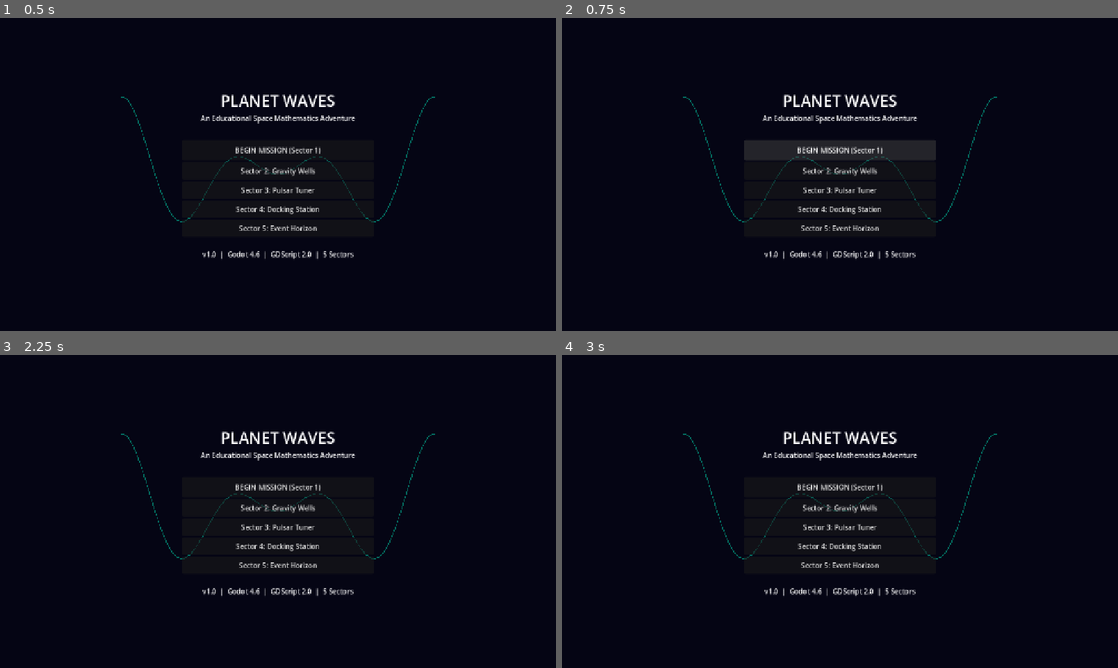
Above: before the commit, frames 1-4 (two rows, left to right).
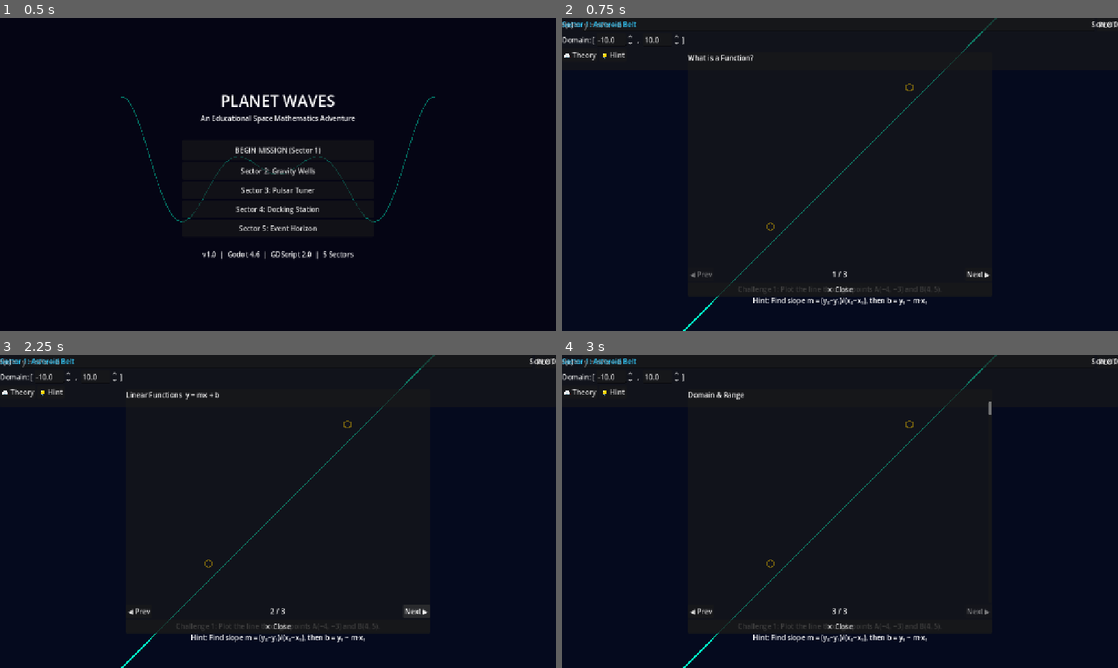
Above: after the commit, the same moments.

Repository: Scordobam-bit/ProyectoEscuela
Game: Godot game, scene res://scenes/main_menu.tscn
The game is run twice, just before and just after one commit, with the same random seed, the same clock (stepped at 60 frames per second) and the same inputs.
Inputs (mouse positions are in pixels of both pictures, inside the frame that each line leads up to):
- Up to frame 1 (0.5 s): no input
- Up to frame 2 (0.75 s): click "BEGIN MISSION (Sector 1)" at 0.5 s
- Up to frame 3 (2.25 s): click (278, 486) at 1.25 s, where only the run before the commit has a clickable "BEGIN MISSION (Sector 1)"; click (417, 611) at 2 s, where only the run after the commit has a clickable "Next ▶"
- Up to frame 4 (3 s): click (979, 611) at 2.75 s, where only the run after the commit has a clickable "Next ▶"

Frame 1 is identical in both runs. In frame 2, 4.0% of the frame differs, in the area x 0-100%, y 0-100%; in frame 3, 4.2%; in frame 4, 4.0%.
Error before the commit: Parse Error: Expected indented block after function declaration. (res://scripts/ui/main_menu_controller.gd:12)

Commit message:
fix: correct scene placeholder texts, indentation, and GDScript syntax issues
Co-authored-by: samuel2009scm-bit <257674627+samuel2009scm-bit@users.noreply.github.com>

Diff:
--- a/scenes/sectors/sector_3_pulsar_tuner.tscn
+++ b/scenes/sectors/sector_3_pulsar_tuner.tscn
@@ -58,7 +58,7 @@
 [node name="FormulaInput" type="LineEdit" parent="HUD/HUDPanel/VBox/FormulaRow"]
 layout_mode = 2
 size_flags_horizontal = 3
-placeholder_text = "e.g.  sin(x) - 4"
+placeholder_text = "e.g.  sin(x - PI) + 2"
 
 [node name="PlotButton" type="Button" parent="HUD/HUDPanel/VBox/FormulaRow"]
 layout_mode = 2
--- a/scenes/sectors/sector_4_docking_station.tscn
+++ b/scenes/sectors/sector_4_docking_station.tscn
@@ -58,7 +58,7 @@
 [node name="FormulaInput" type="LineEdit" parent="HUD/HUDPanel/VBox/FormulaRow"]
 layout_mode = 2
 size_flags_horizontal = 3
-placeholder_text = "e.g.  x^2 + 3*x - 1 - 4"
+placeholder_text = "e.g.  x^2 + 3*x - 1"
 
 [node name="PlotButton" type="Button" parent="HUD/HUDPanel/VBox/FormulaRow"]
 layout_mode = 2
--- a/scenes/sectors/sector_5_event_horizon.tscn
+++ b/scenes/sectors/sector_5_event_horizon.tscn
@@ -58,7 +58,7 @@
 [node name="FormulaInput" type="LineEdit" parent="HUD/HUDPanel/VBox/FormulaRow"]
 layout_mode = 2
 size_flags_horizontal = 3
-placeholder_text = "e.g.  exp(x) - 2 - 4"
+placeholder_text = "e.g.  log(x + 2)"
 
 [node name="PlotButton" type="Button" parent="HUD/HUDPanel/VBox/FormulaRow"]
 layout_mode = 2
--- a/scripts/ui/main_menu_controller.gd
+++ b/scripts/ui/main_menu_controller.gd
@@ -10,8 +10,8 @@
 @onready var _sector5_button: Button = $VBoxContainer/Sector5Button
 
 func _ready() -> void:
-_start_button.pressed.connect(func() -> void: GameManager.go_to_sector(1))
-_sector2_button.pressed.connect(func() -> void: GameManager.go_to_sector(2))
-_sector3_button.pressed.connect(func() -> void: GameManager.go_to_sector(3))
-_sector4_button.pressed.connect(func() -> void: GameManager.go_to_sector(4))
-_sector5_button.pressed.connect(func() -> void: GameManager.go_to_sector(5))
+	_start_button.pressed.connect(func() -> void: GameManager.go_to_sector(1))
+	_sector2_button.pressed.connect(func() -> void: GameManager.go_to_sector(2))
+	_sector3_button.pressed.connect(func() -> void: GameManager.go_to_sector(3))
+	_sector4_button.pressed.connect(func() -> void: GameManager.go_to_sector(4))
+	_sector5_button.pressed.connect(func() -> void: GameManager.go_to_sector(5))
